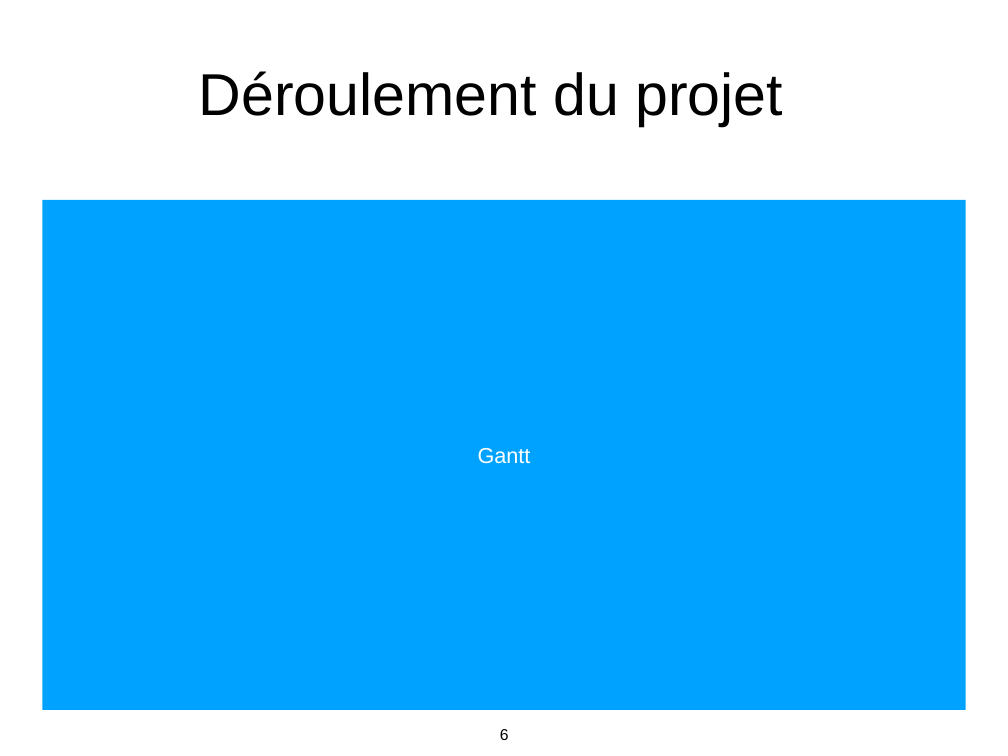
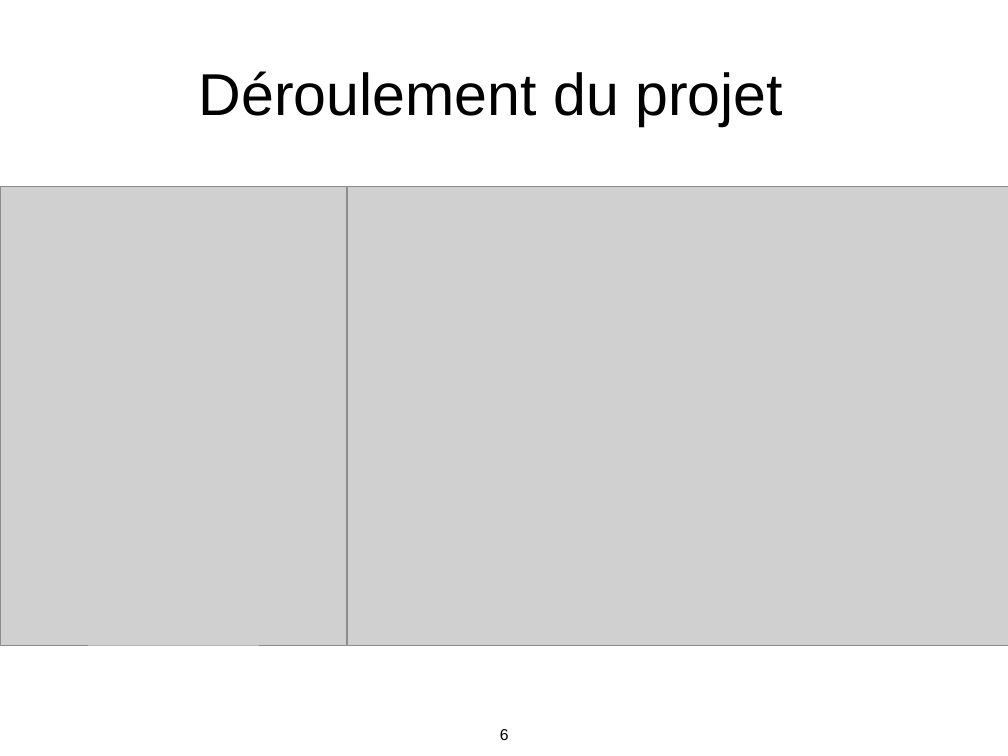
Before and after one commit to skwalala/jeu-d-echec, a slide deck: slide 6 of doc/diapo pour les bouseux.pptx. Drawn at 1008x756 pixels with LibreOffice and Linux fonts; fonts in the diff are those of the drawing; grey boxes stand for pictures. Boxes give left, top, right and bottom in pixels: in the first picture for what was removed or moved away, otherwise in the second. Text is boxed around its words. In the diff, an @@ line names an element or a change of style, - is before the commit and + after.

```diff
--- a/doc/diapo pour les bouseux.pptx
+++ b/doc/diapo pour les bouseux.pptx
@@ picture added at (1, 186, 346, 645) @@
@@ rectangle removed at (43, 200, 966, 710) @@
-Gantt
@@ picture added at (347, 186, 1008, 645) @@
```
Also in this commit, not shown: 1 other slide changed, 3 other files.
